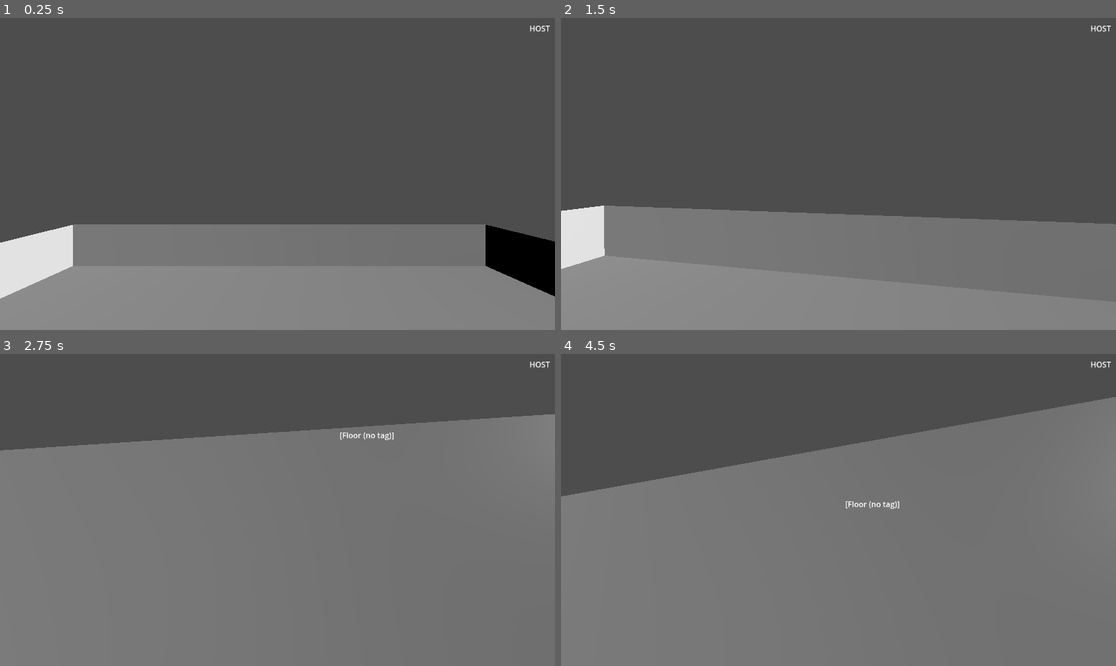
Above: before the commit, frames 1-4 (two rows, left to right).
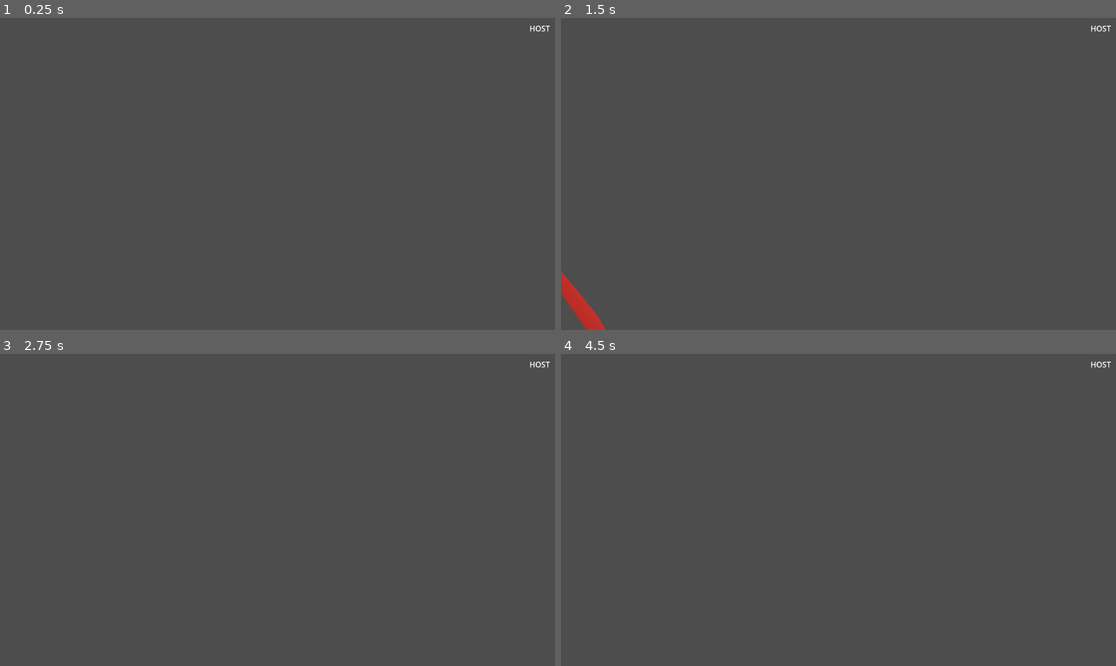
Above: after the commit, the same moments.

Repository: gonkhub/Crater
Game: Godot game, scene res://world.tscn
Two runs of this game, one before a commit and one after it. Both use one fixed random seed, a clock stepped at 60 frames per second and the inputs below. This scene is started directly instead of the project's main scene.
Inputs (mouse positions are in pixels of both pictures, inside the frame that each line leads up to):
- Up to frame 1 (0.25 s): no input
- Up to frame 2 (1.5 s): tap Enter at 0.5 s; move the mouse to (866, 174) at 0.52 s; hold Shift (slide) 0.53-1.28 s; hold W (up) from 0.53 s (still down); click (866, 174) at 0.67 s; tap Space (jump) at 0.77 s; move the mouse to (810, 174) at 1.27 s; tap Tab at 1.35 s
- Up to frame 3 (2.75 s): tap Space (jump) at 1.52 s; move the mouse to (333, 441) at 2.02 s; release W (up) at 2.03 s; hold D (right) from 2.03 s (still down); hold Shift (slide) from 2.03 s (still down)
- Up to frame 4 (4.5 s): move the mouse to (810, 572) at 2.77 s; release D (right) at 2.78 s; release Shift (slide) at 2.78 s; hold W (up) from 2.78 s (still down); tap Tab at 2.85, 4.35 s; click (810, 572) at 2.92 s; tap Space (jump) at 3.02, 3.77, 4.25 s; move the mouse to (877, 513) at 3.52 s; hold Shift (slide) 3.53-4.28 s; move the mouse to (794, 506) at 4.27 s

The runs differ from the first frame. In frame 1, 33% of the frame differs, in the area x 0-100%, y 66-100%; in frame 2, 37%; in frame 3, 75%, in the area x 0-100%, y 19-100%; in frame 4, 70%.
Error before the commit: Parse Error: Static function "region_get_navigation_mesh()" not found in base "GDScriptNativeClass". (res://Objects/mushroom.gd:51)

Commit message:
Fix mushroom navmesh scan using NavigationRegion3D node API
NavigationServer3D.region_get_navigation_mesh does not exist in Godot 4.3.
Use find_children to locate NavigationRegion3D nodes and read their
navigation_mesh resource directly, then transform vertices by global_transform.

Co-Authored-By: Claude Sonnet 4.6 <noreply@anthropic.com>

Diff:
--- a/Objects/mushroom.gd
+++ b/Objects/mushroom.gd
@@ -43,16 +43,15 @@
 		_sync_state.rpc(global_position, rotation.y)
 
 func _find_highest_nav_point() -> Vector3:
-	var map = get_world_3d().navigation_map
-	var regions = NavigationServer3D.map_get_regions(map)
+	var regions = get_tree().root.find_children("*", "NavigationRegion3D", true, false)
 	var best: Vector3
 	var found := false
 	for region in regions:
-		var mesh = NavigationServer3D.region_get_navigation_mesh(region)
-		if mesh == null:
+		var nav_mesh: NavigationMesh = region.navigation_mesh
+		if nav_mesh == null:
 			continue
-		var xform = NavigationServer3D.region_get_transform(region)
-		for v in mesh.get_vertices():
+		var xform: Transform3D = region.global_transform
+		for v in nav_mesh.get_vertices():
 			var world_v: Vector3 = xform * v
 			if not found or world_v.y > best.y:
 				best = world_v
